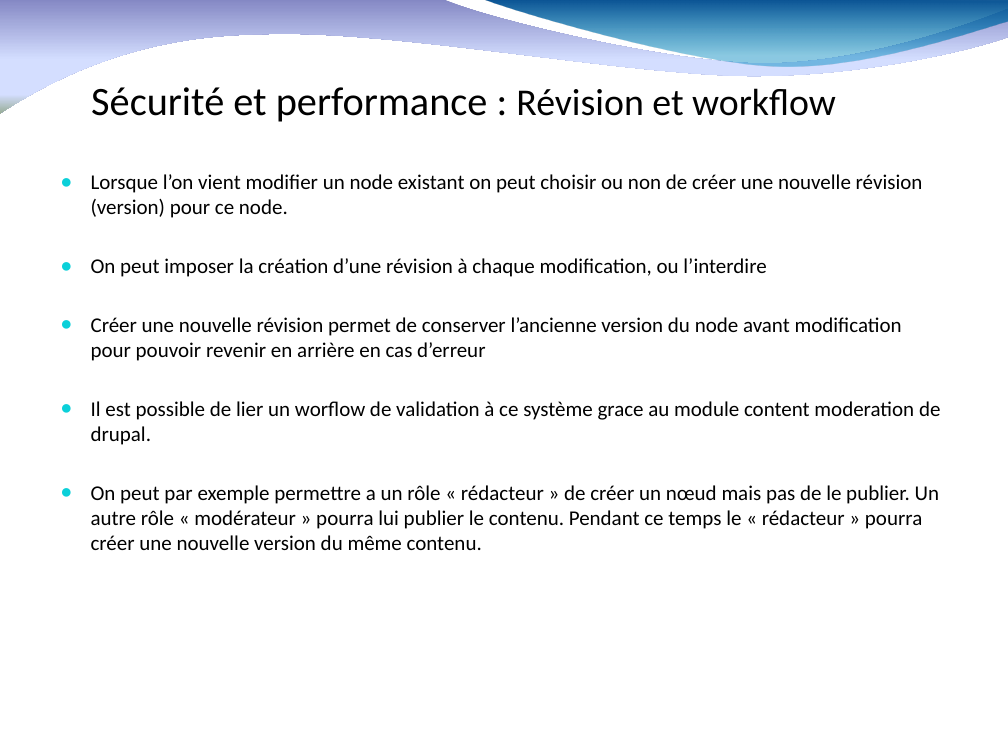
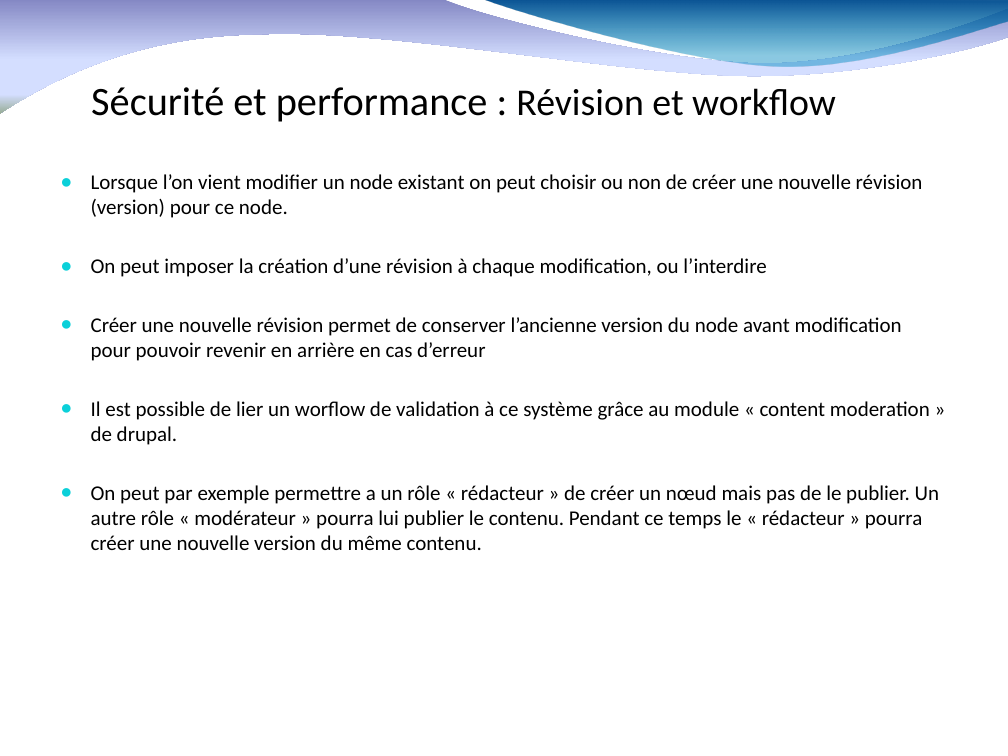
Before and after one commit to fauconv/cours_drupal8, a slide deck: slide 36 of drupal 8 nomades.pptx (slide 28 before the commit). Drawn at 1008x756 pixels with LibreOffice and Linux fonts; fonts in the diff are those of the drawing; background and template pictures are left out. Boxes give left, top, right and bottom in pixels: in the first picture for what was removed or moved away, otherwise in the second. Text is boxed around its words. In the diff, an @@ line names an element or a change of style, - is before the commit and + after.

```diff
--- a/drupal 8 nomades.pptx
+++ b/drupal 8 nomades.pptx
@@ text at box(91, 401, 930, 445): text changed @@
-● Il est possible de lier un worflow de validation à ce système grace au module content moderation de drupal.
+● Il est possible de lier un worflow de validation à ce système grâce au module « content moderation » de drupal.
```
Also in this commit, not shown: 18 other slides changed, 11 slides added, 1 slide removed.
